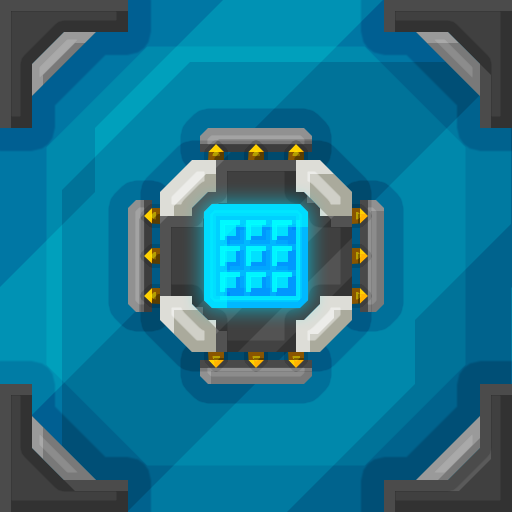
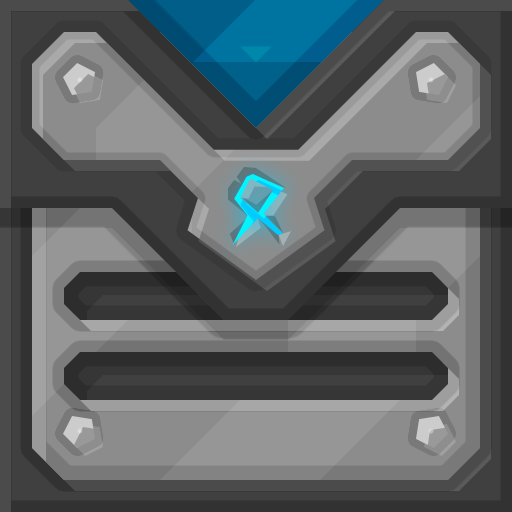
Two versions of the same layered image (w=512, h=512). Layer-by-layer changes:
hid group "processing_pattern_encoder" (1st of 2) (23 layers) over [0, 0, 512, 512]
showed group "processing_pattern_encoder_side" (1st of 2) (17 layers) over [0, 0, 512, 512]
renamed "Shape 4" to "Vents", painted on it over [64, 272, 448, 400]
